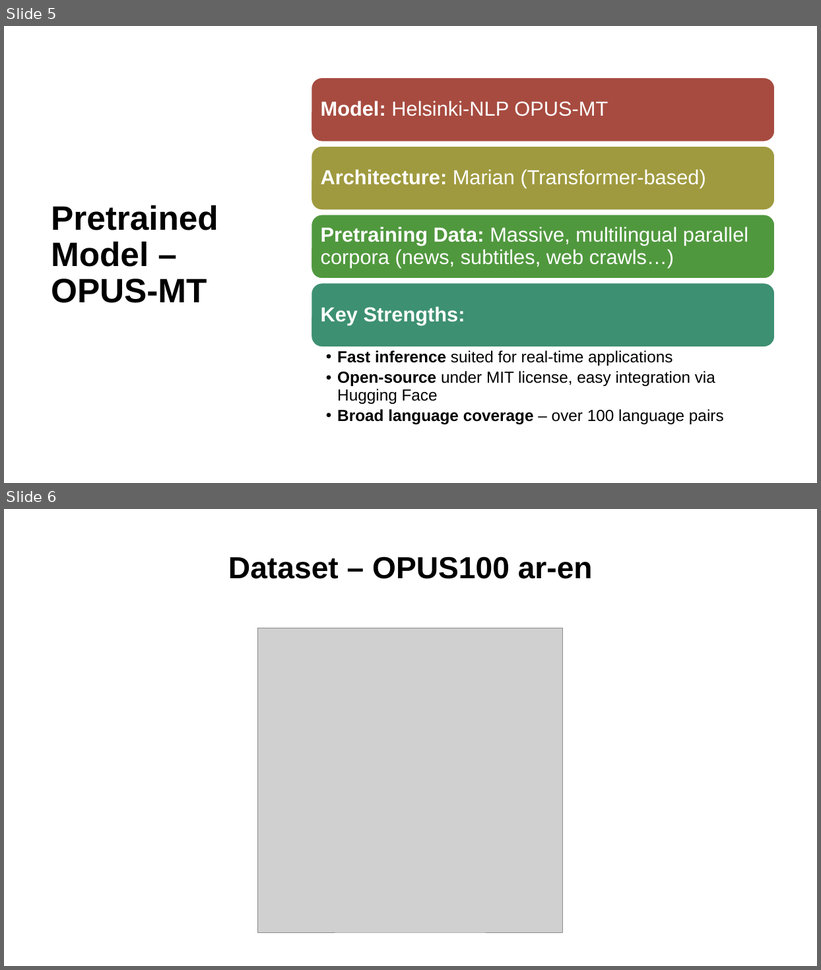
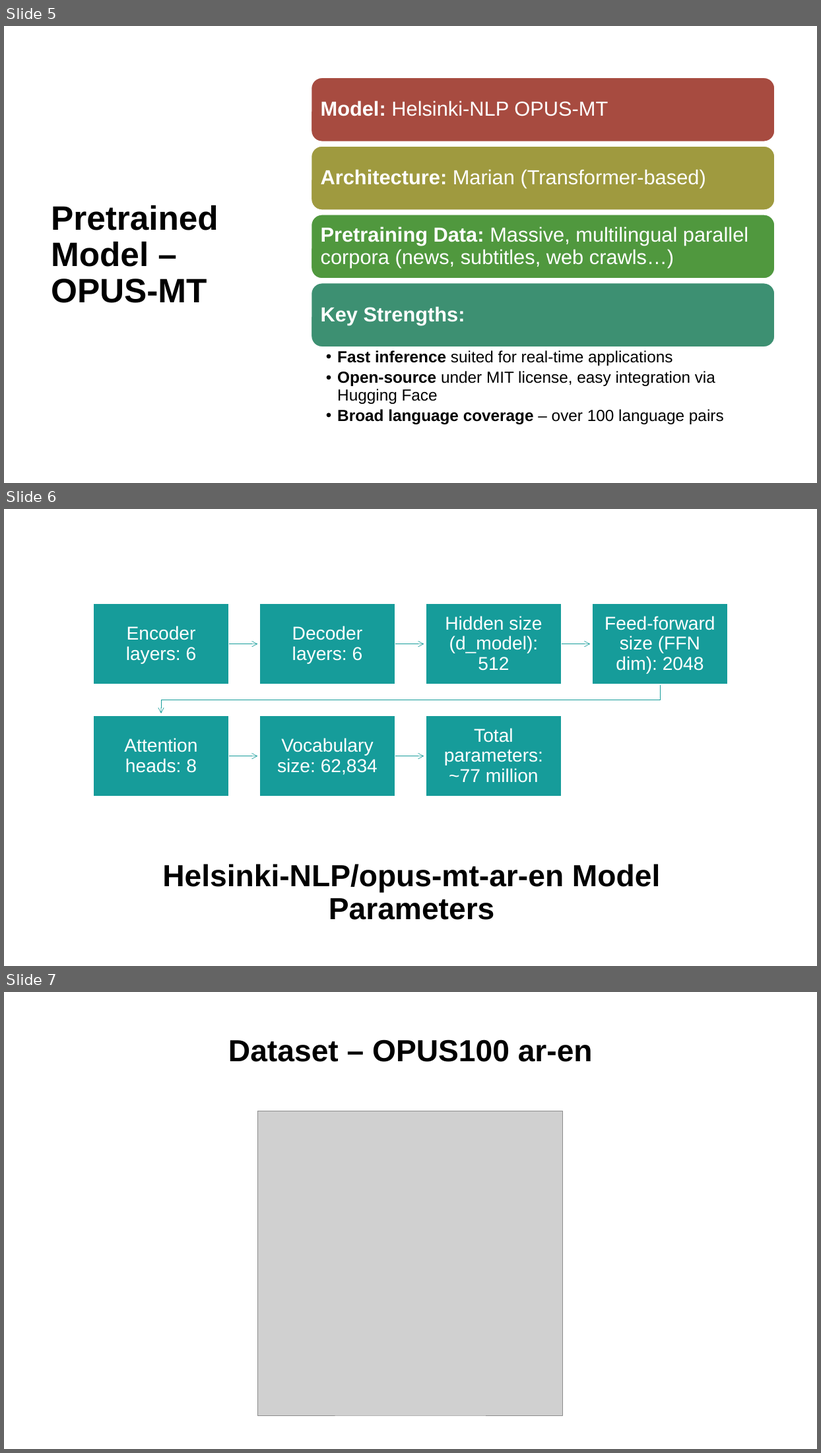
Before and after one commit to ahmed-sala/-Machine-Translation-NLP-Project, a slide deck: Machine Translation Presentation.pptx. Shown one above the other, each under a label of ours: slides 5 and 6 before the commit, slides 5, 6 and 7 after it. The pictures are 821x970 and 821x1453 pixels, drawn with LibreOffice and Linux fonts; fonts in the diff are those of the drawing; grey boxes stand for pictures. Boxes give left, top, right and bottom in pixels: in the first picture for what was removed or moved away, otherwise in the second. Text is boxed around its words. In the diff, an @@ line names an element or a change of style, - is before the commit and + after.

Commit message:
Implement Arabic to English translation model with GUI application

```diff
--- a/Machine Translation Presentation.pptx
+++ b/Machine Translation Presentation.pptx
@@ slide 6 added at box(4, 509, 817, 966), background #FFFFFF @@
@@ group added at box(94, 603, 728, 797): 7 rectangles, 7 texts, 6 freeform shapes @@
+Encoder layers: 6
+Decoder layers: 6
+Hidden size (d_model): 512
+Feed‑forward size (FFN dim): 2048
+Attention heads: 8
+Vocabulary size: 62,834
+Total parameters: ~77 million
@@ title added at box(162, 864, 660, 920), 36 pt, text #000000, bold @@
+Helsinki‑NLP/opus‑mt‑ar‑en Model Parameters
@@ what was slide 6 is now slide 7 @@
```
Also in this commit, not shown: 2 other files.
